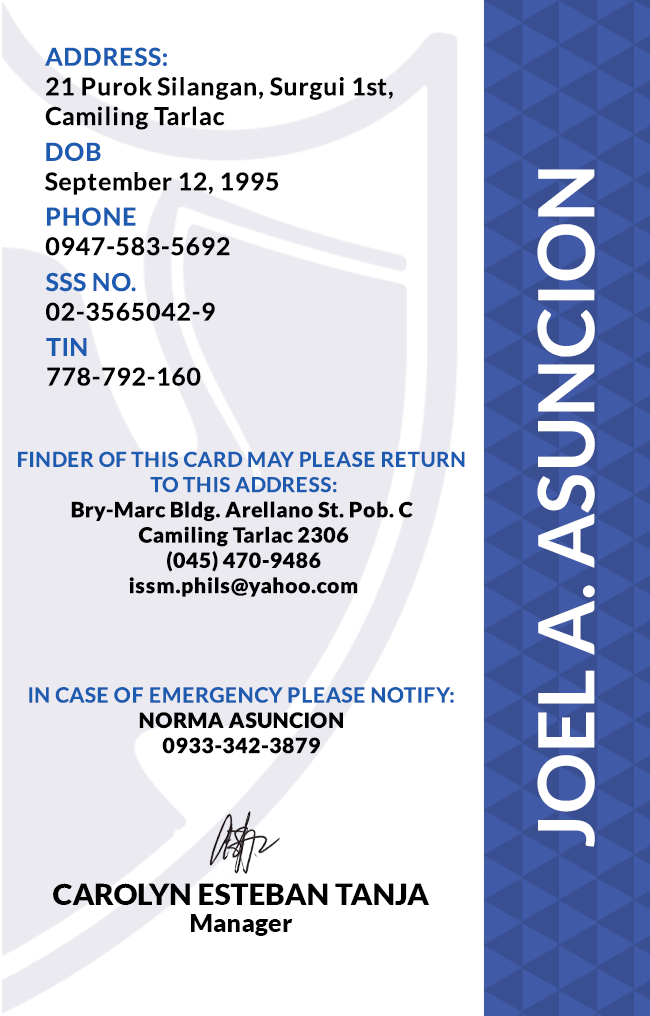
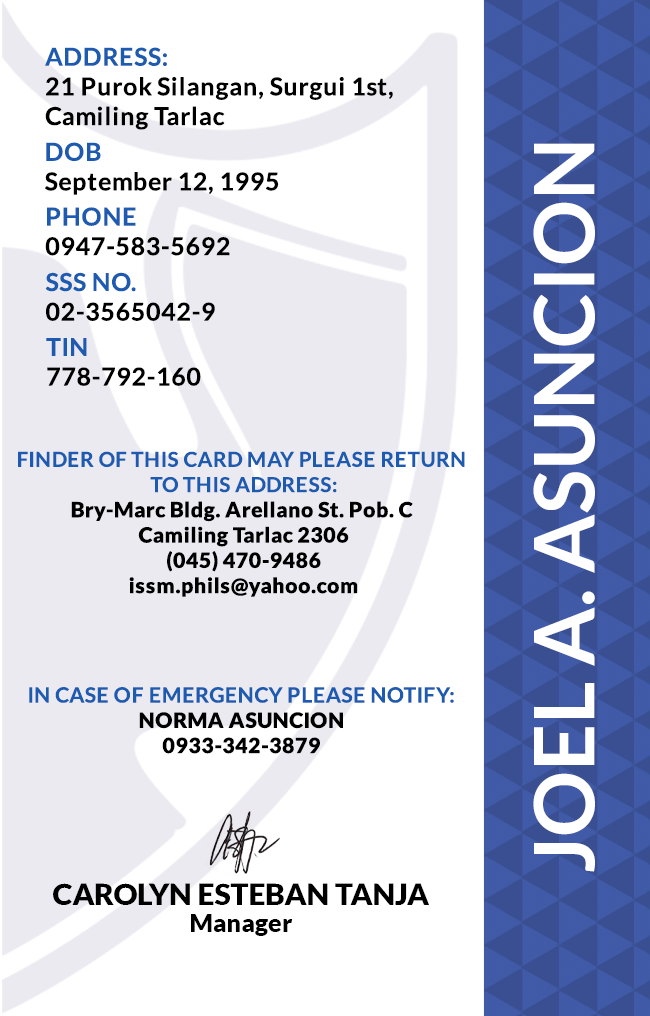
Before/after of a 650×1016 layered artwork. What changed in the layer stack:
painted on "JOEL A. ASUNCION" over [533, 143, 595, 872]
